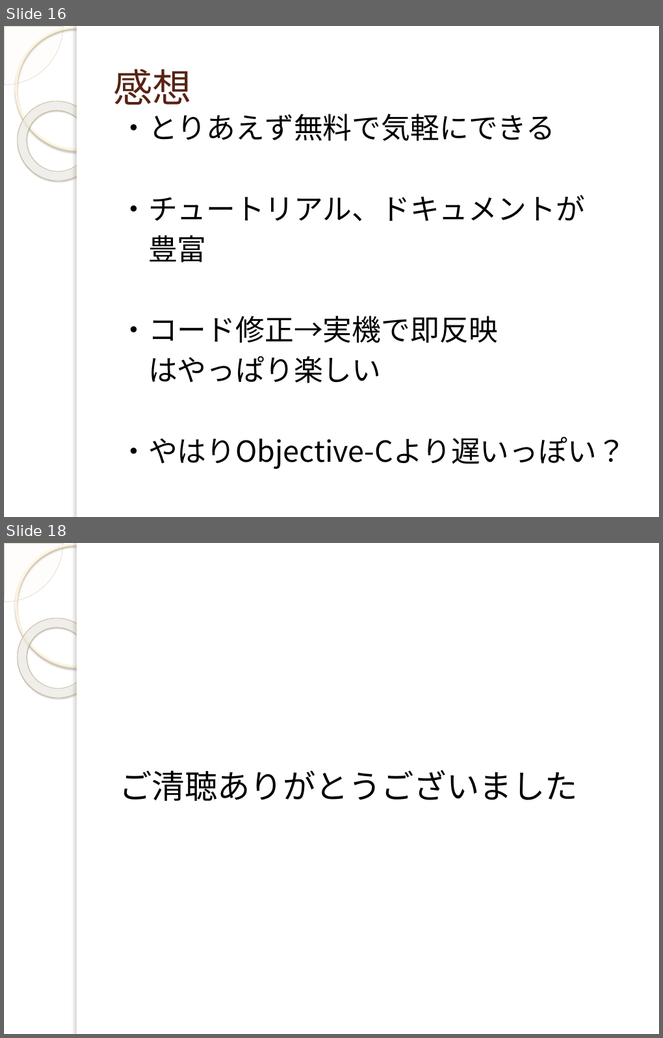
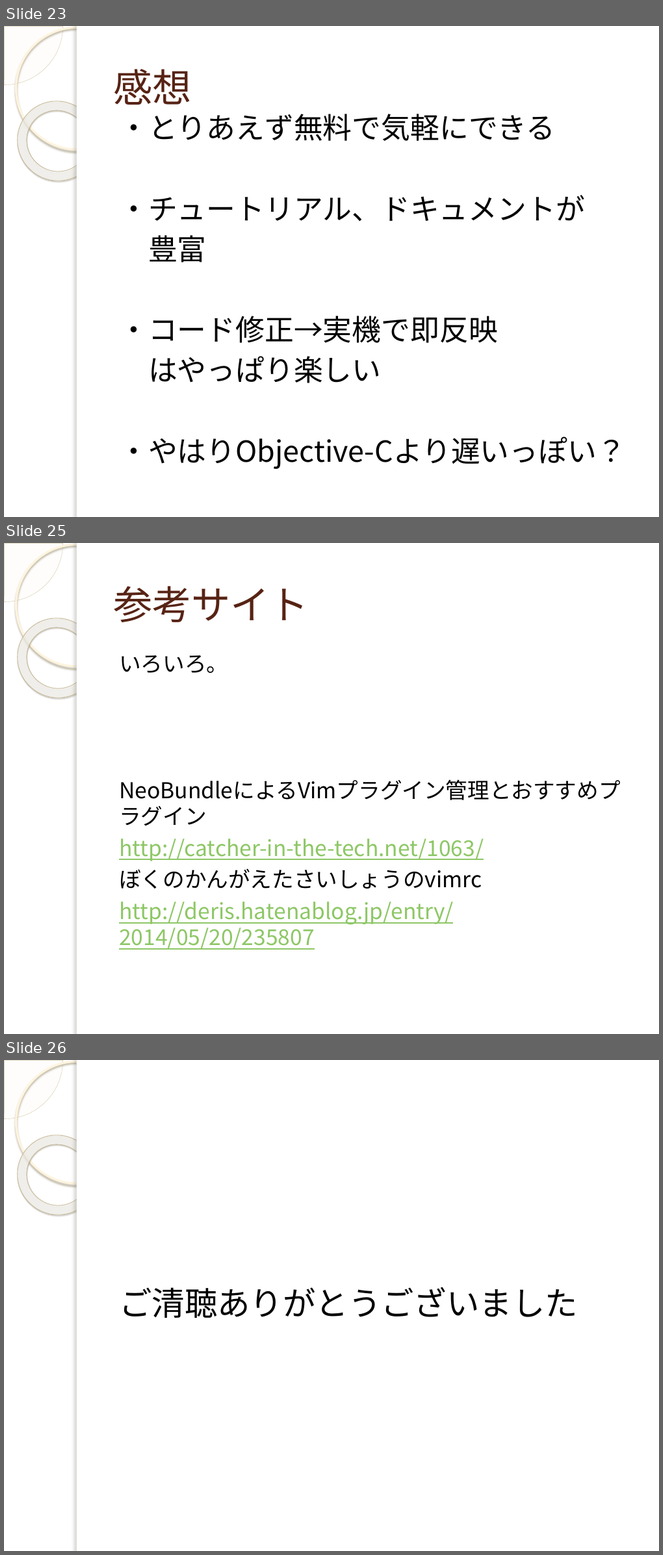
Before and after one commit to yuridonus/FEstudy, a slide deck: vimmer.pptx. Shown one above the other, each under a label of ours: slides 16 and 18 before the commit, slides 23, 25 and 26 after it; the slides between them are not shown. The pictures are 663x1038 and 663x1555 pixels, drawn with LibreOffice and Linux fonts; fonts in the diff are those of the drawing; background and template pictures are left out. Boxes give left, top, right and bottom in pixels: in the first picture for what was removed or moved away, otherwise in the second. Text is boxed around its words. In the diff, an @@ line names an element or a change of style, - is before the commit and + after.

```diff
--- a/vimmer.pptx
+++ b/vimmer.pptx
@@ slide 25 added at (x1=4, y1=543, x2=659, y2=1034), background picture (left out); not listed: 5 template elements that a slide beside it also shows @@
@@ title added at (x1=113, y1=586, x2=309, y2=622), 43 pt, text #572314 @@
+参考サイト
@@ text added at (x1=119, y1=655, x2=484, y2=950), 24 pt, text #8DC765, underline @@
+いろいろ。
+NeoBundleによるVimプラグイン管理とおすすめプラグイン
+http://catcher-in-the-tech.net/1063/
+ぼくのかんがえたさいしょうのvimrc
+http://deris.hatenablog.jp/entry/2014/05/20/235807
@@ what was slide 16 is now slide 23 @@
@@ what was slide 18 is now slide 26 @@
```
Also in this commit, not shown: 2 slides changed, 8 other slides added, 2 other files.
